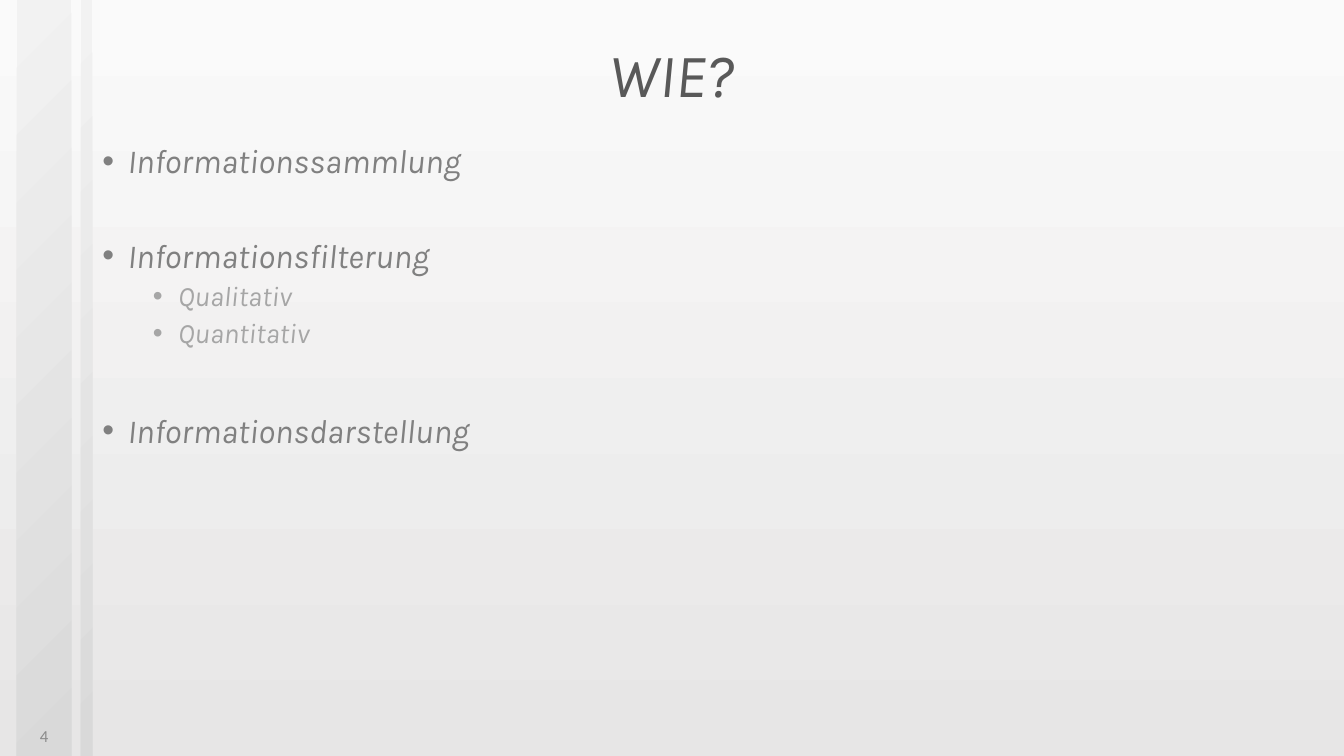
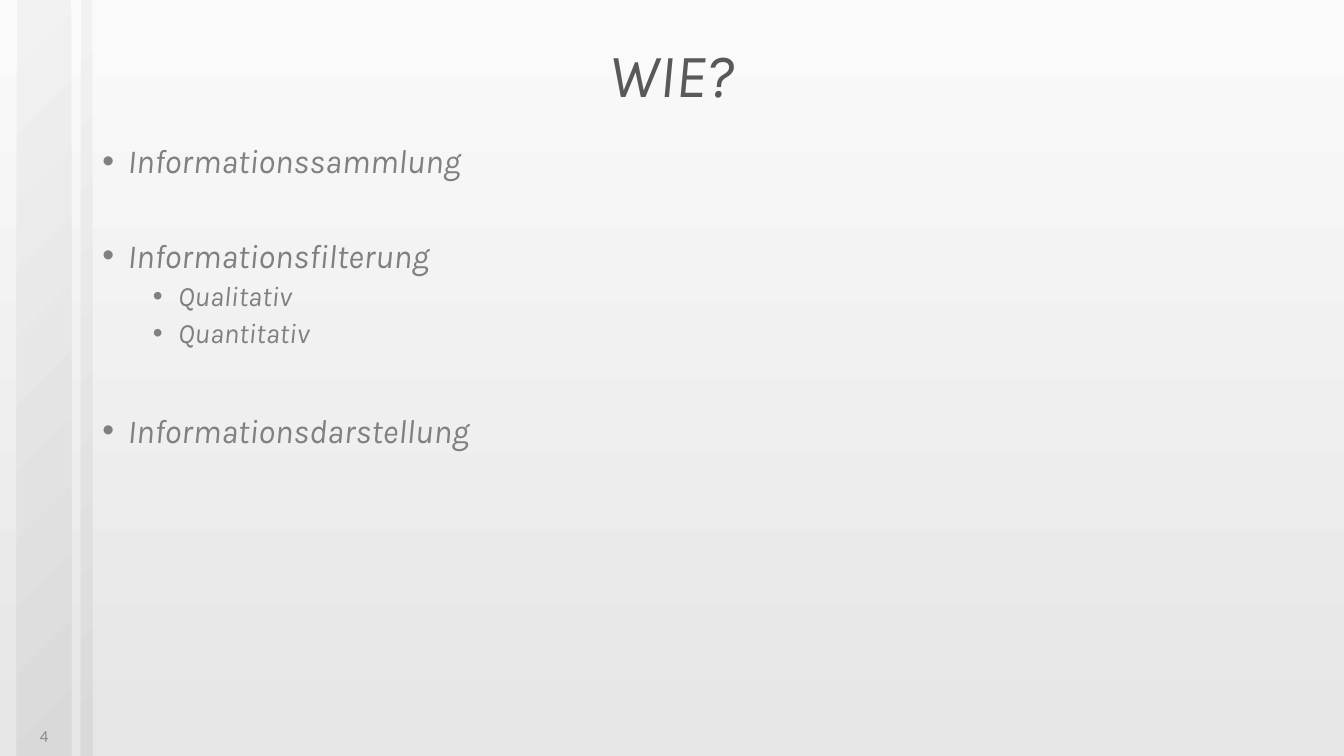
Before and after one commit to JMFootBallPlyr/Hard-drive-system-, a slide deck: slide 4 of APPR/UF/presents/Businessplan01.pptx. Drawn at 1344x756 pixels with LibreOffice and Linux fonts; fonts in the diff are those of the drawing. Boxes give left, top, right and bottom in pixels: in the first picture for what was removed or moved away, otherwise in the second. Text is boxed around its words. In the diff, an @@ line names an element or a change of style, - is before the commit and + after.

```diff
--- a/APPR/UF/presents/Businessplan01.pptx
+++ b/APPR/UF/presents/Businessplan01.pptx
@@ text at [178, 287, 309, 348]: text colour #A6A6A6 to #808080 in "Qualitativ", "Quantitativ" @@
```
Also in this commit, not shown: 5 other slides changed, 9 other files.
